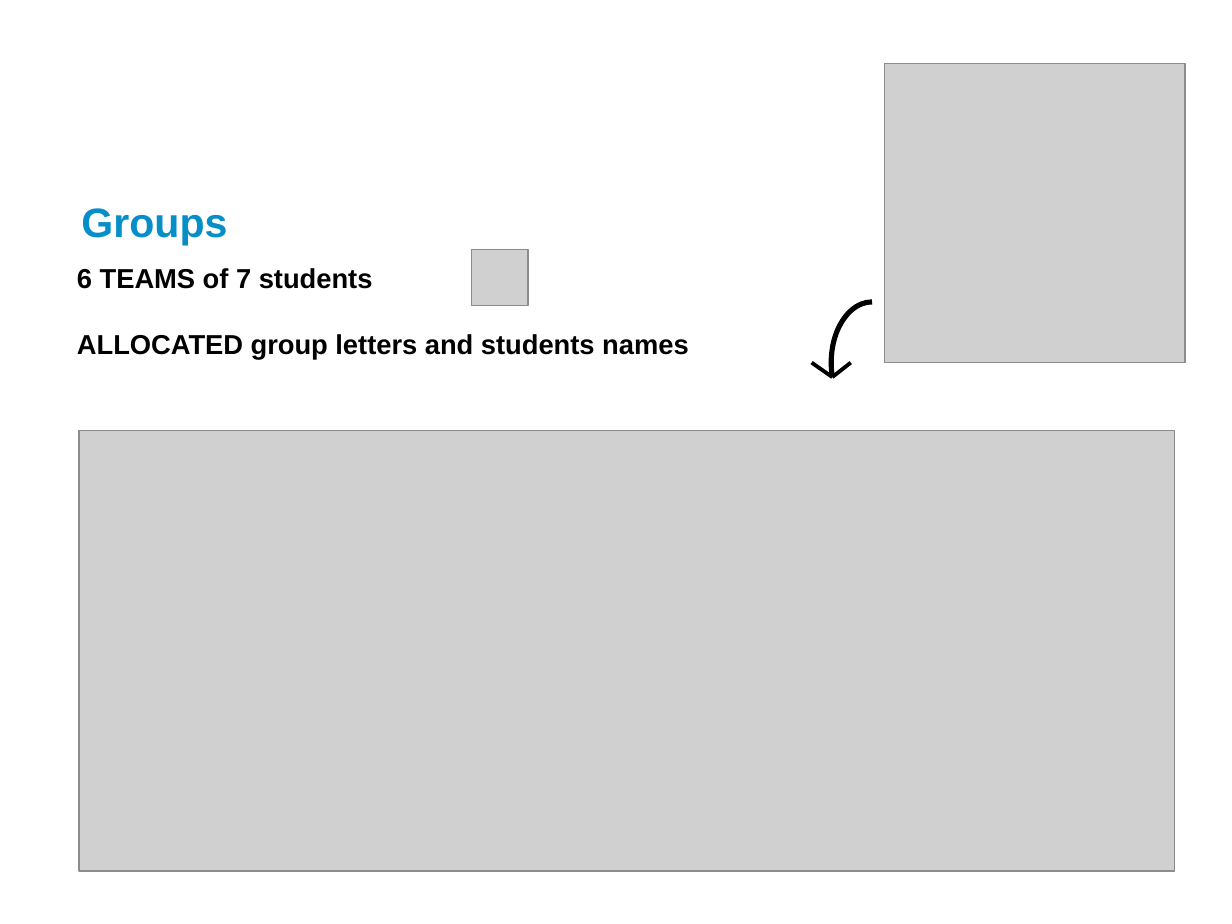
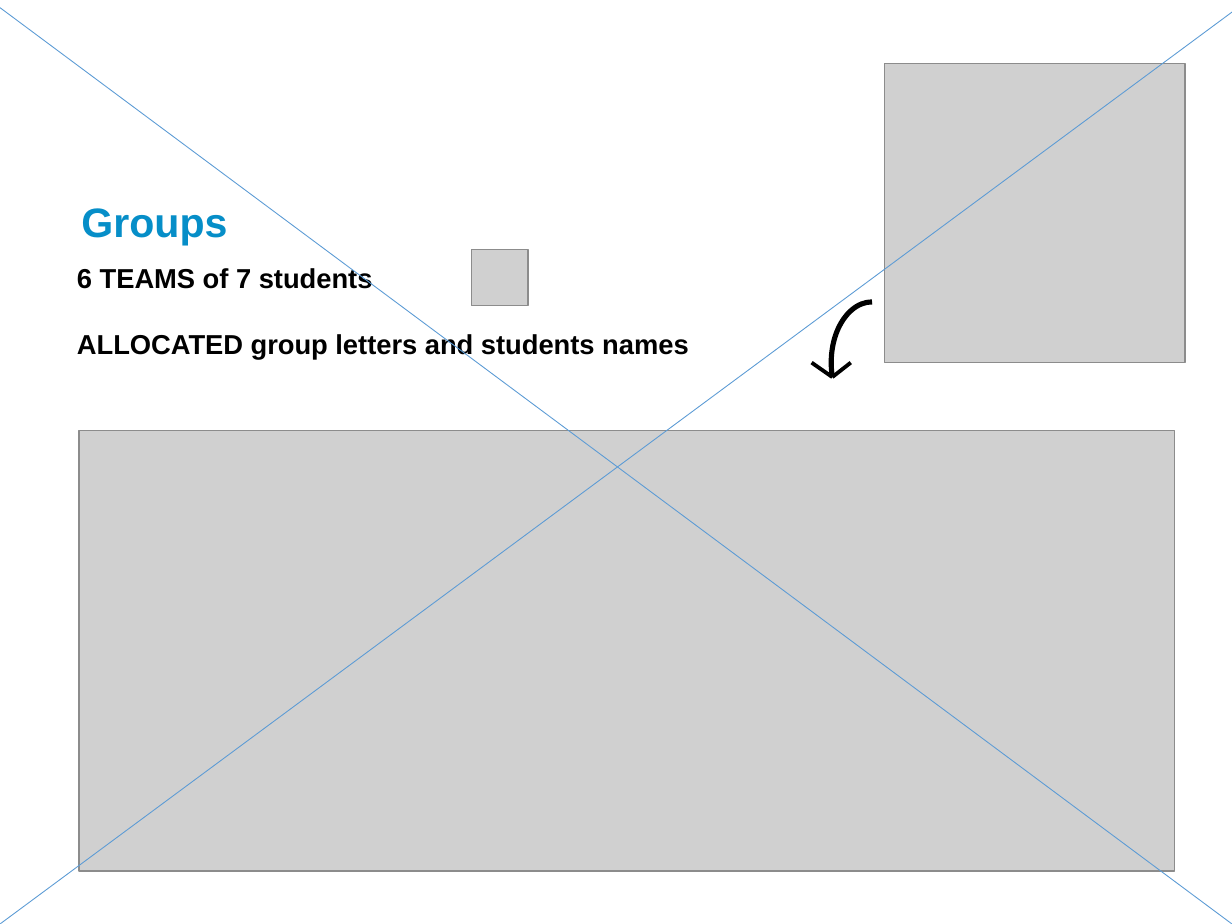
Before and after one commit to LucMarechal/JFWM2024, a slide deck: slide 6 of JFWM2022 - Introduction.pptx. Drawn at 1232x924 pixels with LibreOffice and Linux fonts; fonts in the diff are those of the drawing; grey boxes stand for pictures; background and template pictures are left out. Boxes give left, top, right and bottom in pixels: in the first picture for what was removed or moved away, otherwise in the second. Text is boxed around its words. In the diff, an @@ line names an element or a change of style, - is before the commit and + after.

```diff
--- a/JFWM2022 - Introduction.pptx
+++ b/JFWM2022 - Introduction.pptx
@@ line added from (0, 924) to (1232, 12), #5B9BD5 0.5 pt @@
@@ line added from (0, 7) to (1232, 924), #5B9BD5 0.5 pt @@
```
Also in this commit, not shown: 4 other slides changed, 2 slides added, 2 slides removed.
